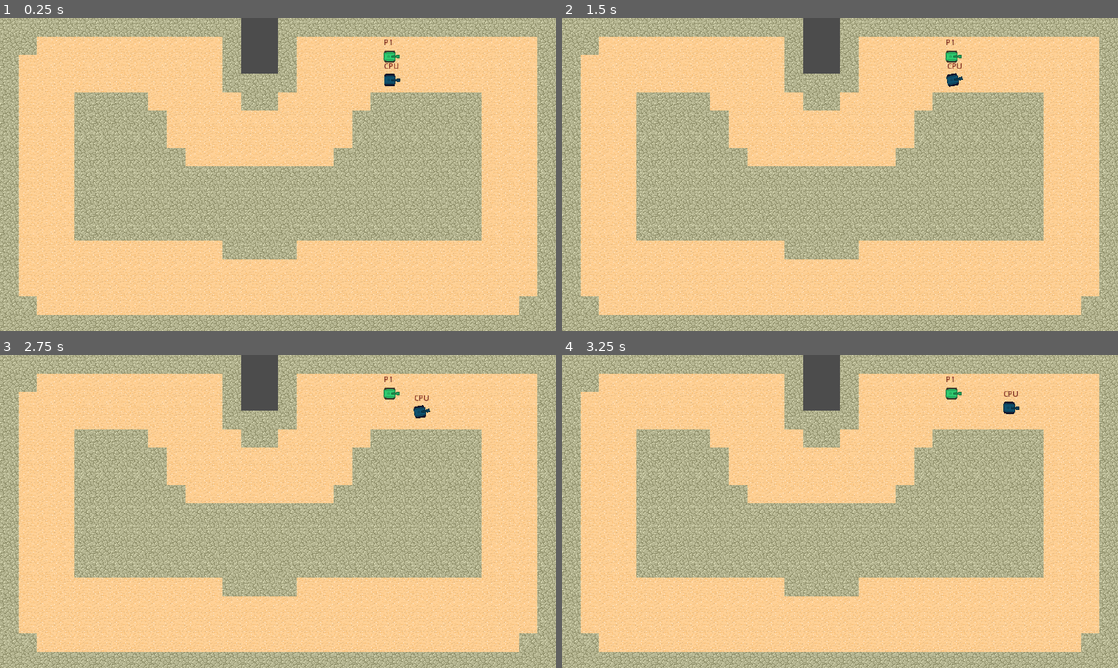
Above: before the commit, frames 1-4 (two rows, left to right).
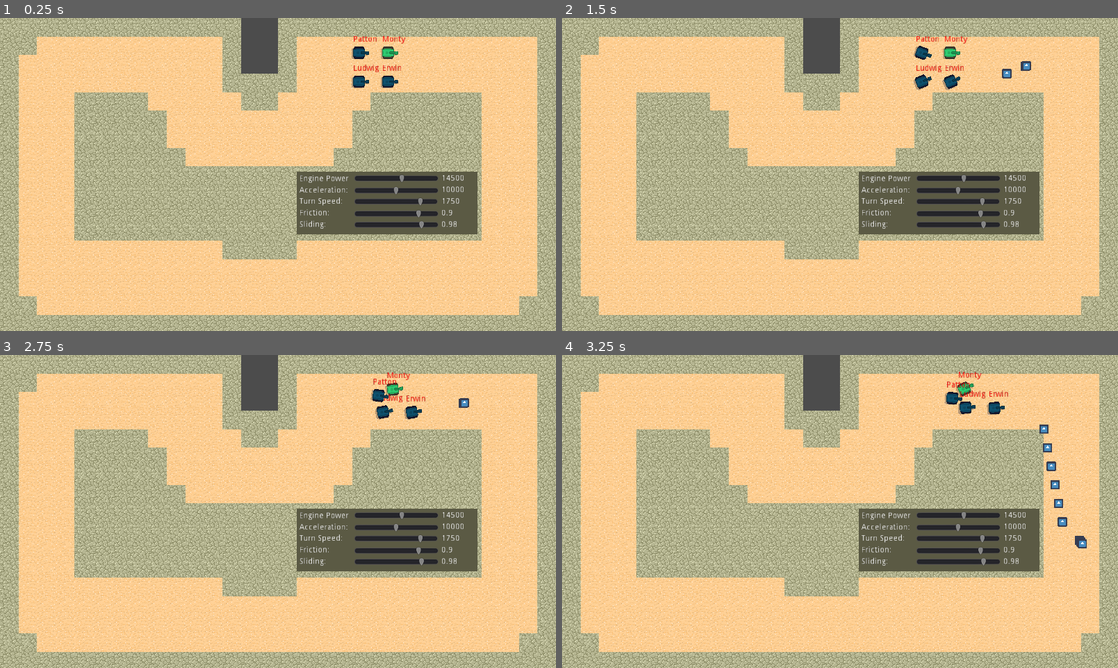
Above: after the commit, the same moments.

Repository: TeamRommel/RollingRommel
Game: Godot game, scene res://scenes/GameScene.tscn
The game is run twice, just before and just after one commit, with the same random seed, the same clock (stepped at 60 frames per second) and the same inputs. The engine's default icon, where the game draws it, is replaced by a stand-in: a white triangle on a blue panel in a dark square.
Inputs:
- Up to frame 1 (0.25 s): no input
- Up to frame 2 (1.5 s): tap Enter at 0.5 s
- Up to frame 3 (2.75 s): no input
- Up to frame 4 (3.25 s): no input

The runs differ from the first frame. In frame 1, 7.0% of the frame differs, in the area x 53-86%, y 5-70%; in frame 2, 7.1%; in frame 3, 7.1%; in frame 4, 7.5%, in the area x 53-95%, y 5-70%.

Commit message:
Add singletons to store game data and player data

Diff:
--- a/project.godot
+++ b/project.godot
@@ -18,6 +18,10 @@
 config/name="Rolling Rommel"
 run/main_scene="res://scenes/GameScene.tscn"
 config/icon="res://icon.png"
+
+[autoload]
+
+GameSettings="*res://scripts/GameSettings.gd"
 
 [display]
 
--- a/scenes/BaseVehicle.tscn
+++ b/scenes/BaseVehicle.tscn
@@ -1,8 +1,9 @@
-[gd_scene load_steps=6 format=2]
+[gd_scene load_steps=7 format=2]
 
 [ext_resource path="res://scripts/BaseVehicle.gd" type="Script" id=1]
-[ext_resource path="res://sprites/vehicles/tankBody_green_outline.png" type="Texture" id=2]
-[ext_resource path="res://sprites/vehicles/tankGreen_barrel2_outline.png" type="Texture" id=3]
+[ext_resource path="res://sprites/vehicles/tankBody_green_outline_shadow.png" type="Texture" id=2]
+[ext_resource path="res://sprites/vehicles/tankBody_green_outline.png" type="Texture" id=3]
+[ext_resource path="res://sprites/vehicles/tankGreen_barrel2_outline.png" type="Texture" id=4]
 
 [sub_resource type="PhysicsMaterial" id=1]
 bounce = 0.15
@@ -22,17 +23,23 @@
 forward_power_max = 15000
 rotation_speed = 1750.0
 
+[node name="TankShadow" type="Sprite" parent="."]
+position = Vector2( 1.5, 1.5 )
+scale = Vector2( 0.5, 0.5 )
+texture = ExtResource( 2 )
+
 [node name="TankBody" type="Sprite" parent="."]
 rotation = -1.5708
 scale = Vector2( 0.5, 0.5 )
-texture = ExtResource( 2 )
+texture = ExtResource( 3 )
 
 [node name="Turret" type="Sprite" parent="."]
 position = Vector2( 10, 0 )
 rotation = -1.5708
 scale = Vector2( 0.5, 0.5 )
-texture = ExtResource( 3 )
+texture = ExtResource( 4 )
 
 [node name="CollisionShape2D" type="CollisionShape2D" parent="."]
+visible = false
 rotation = 1.5708
 shape = SubResource( 2 )
--- a/scenes/CPUVehicle.tscn
+++ b/scenes/CPUVehicle.tscn
@@ -9,6 +9,12 @@
 acceleration = 8000
 forward_power_max = 10000
 rotation_speed = 1100.0
+
+[node name="TankShadow" parent="." index="0"]
+position = Vector2( 0, 0 )
+
+[node name="Path_Timer" type="Timer" parent="." index="3"]
+autostart = true
 
 [node name="RayCast2D_RF" type="RayCast2D" parent="CollisionShape2D" index="0"]
 rotation = -1.5708
@@ -38,7 +44,7 @@
 rotation = -1.5708
 enabled = true
 cast_to = Vector2( 300, 0 )
-collision_mask = 2
+collision_mask = 3
 
 [node name="RayCast2D_R_Side" type="RayCast2D" parent="CollisionShape2D" index="5"]
 rotation = -1.5708
@@ -51,7 +57,4 @@
 enabled = true
 cast_to = Vector2( 0, -100 )
 collision_mask = 2
-
-[node name="Path_Timer" type="Timer" parent="." index="3"]
-autostart = true
 [connection signal="timeout" from="Path_Timer" to="." method="_on_path_timer_timeout"]
--- a/scenes/CarStats.tscn
+++ b/scenes/CarStats.tscn
@@ -1,6 +1,11 @@
 [gd_scene format=2]
 
 [node name="CarStats" type="Node2D"]
+
+[node name="ColorRect" type="ColorRect" parent="."]
+margin_right = 313.0
+margin_bottom = 109.0
+color = Color( 0.356863, 0.352941, 0.266667, 1 )
 
 [node name="EnginePower_Label" type="Label" parent="."]
 margin_left = 5.04337
@@ -16,8 +21,7 @@
 margin_bottom = 19.9783
 max_value = 25000.0
 step = 10.0
-value = 13500.0
-ticks_on_borders = false
+value = 14500.0
 
 [node name="EnginePowerValue_Label" type="Label" parent="."]
 margin_left = 250.0
@@ -42,7 +46,8 @@
 margin_right = 245.0
 margin_bottom = 40.6594
 max_value = 20000.0
-value = 8000.0
+value = 10000.0
+ticks_on_borders = true
 
 [node name="AccelerationValue_Label" type="Label" parent="."]
 margin_left = 250.0
@@ -66,8 +71,7 @@
 min_value = 0.9
 max_value = 0.995
 step = 0.001
-value = 0.975
-ticks_on_borders = false
+value = 0.98
 
 [node name="TractionValue_Label" type="Label" parent="."]
 margin_left = 250.0
@@ -90,8 +94,8 @@
 margin_bottom = 80.3189
 min_value = 0.5
 max_value = 1.0
-step = 0.001
-value = 0.95
+step = 0.01
+value = 0.9
 
 [node name="FrictionValue_Label" type="Label" parent="."]
 margin_left = 250.0
@@ -115,8 +119,7 @@
 min_value = 500.0
 max_value = 2000.0
 step = 10.0
-value = 1250.0
-ticks_on_borders = false
+value = 1750.0
 
 [node name="TurnSpeedValue_Label" type="Label" parent="."]
 margin_left = 250.0
--- a/scenes/GameScene.tscn
+++ b/scenes/GameScene.tscn
@@ -1,11 +1,9 @@
-[gd_scene load_steps=7 format=2]
+[gd_scene load_steps=5 format=2]
 
 [ext_resource path="res://scripts/GameScene.gd" type="Script" id=1]
 [ext_resource path="res://tilemap/TileSceneProto.tscn" type="PackedScene" id=2]
 [ext_resource path="res://scenes/CarStats.tscn" type="PackedScene" id=3]
-[ext_resource path="res://scenes/PlayerVehicle.tscn" type="PackedScene" id=4]
-[ext_resource path="res://scenes/CPUVehicle.tscn" type="PackedScene" id=5]
-[ext_resource path="res://scenes/Waypoint.tscn" type="PackedScene" id=6]
+[ext_resource path="res://scenes/Waypoint.tscn" type="PackedScene" id=4]
 
 [node name="GameScene" type="Node2D"]
 script = ExtResource( 1 )
@@ -15,77 +13,40 @@
 [node name="Node2D" parent="Navigation2D" instance=ExtResource( 2 )]
 
 [node name="CarStats" parent="." instance=ExtResource( 3 )]
-visible = false
-position = Vector2( 575.831, 271.64 )
-
-[node name="PlayerVehicle" parent="." instance=ExtResource( 4 )]
-position = Vector2( 672.855, 66.4977 )
-collision_mask = 1
-id = 1
-slip_factor = 0.98
-friction_factor = 0.9
-
-[node name="CPUVehicle" parent="." instance=ExtResource( 5 )]
-position = Vector2( 673.108, 107.013 )
-collision_mask = 1
-id = 3
-acceleration = 10000
-forward_power_max = 14500
-rotation_speed = 1750.0
-slip_factor = 0.98
-friction_factor = 0.9
-is_cpu = true
-min_dist_to_wall = 150.0
-safe_dist_to_wall = 275
-seek_distance = 65
+position = Vector2( 511.831, 264.64 )
 
 [node name="waypoints" type="Node2D" parent="."]
 
-[node name="Area2D_1" parent="waypoints" instance=ExtResource( 6 )]
+[node name="Area2D_1" parent="waypoints" instance=ExtResource( 4 )]
 position = Vector2( 801.963, 82.5633 )
 
-[node name="Area2D_2" parent="waypoints" instance=ExtResource( 6 )]
+[node name="Area2D_2" parent="waypoints" instance=ExtResource( 4 )]
 position = Vector2( 898.573, 325.605 )
 area_id = 1
 
-[node name="Area2D_3" parent="waypoints" instance=ExtResource( 6 )]
+[node name="Area2D_3" parent="waypoints" instance=ExtResource( 4 )]
 position = Vector2( 220.688, 453.667 )
 area_id = 2
 
-[node name="Area2D_4" parent="waypoints" instance=ExtResource( 6 )]
+[node name="Area2D_4" parent="waypoints" instance=ExtResource( 4 )]
 position = Vector2( 80.676, 170.737 )
 area_id = 3
 
-[node name="Area2D_5" parent="waypoints" instance=ExtResource( 6 )]
+[node name="Area2D_5" parent="waypoints" instance=ExtResource( 4 )]
 position = Vector2( 183.598, 91.3671 )
 area_id = 4
 
-[node name="Area2D_6" parent="waypoints" instance=ExtResource( 6 )]
+[node name="Area2D_6" parent="waypoints" instance=ExtResource( 4 )]
 position = Vector2( 321.249, 150.241 )
 area_id = 5
 
-[node name="Area2D_8" parent="waypoints" instance=ExtResource( 6 )]
+[node name="Area2D_8" parent="waypoints" instance=ExtResource( 4 )]
 position = Vector2( 450.03, 227.175 )
 area_id = 6
 
-[node name="Area2D_7" parent="waypoints" instance=ExtResource( 6 )]
+[node name="Area2D_7" parent="waypoints" instance=ExtResource( 4 )]
+visible = false
 position = Vector2( 578.787, 113.284 )
 area_id = 7
 
 [node name="target_container" type="Node2D" parent="."]
-
-[node name="CPU_Label" type="RichTextLabel" parent="."]
-margin_left = 659.0
-margin_top = 79.0
-margin_right = 699.0
-margin_bottom = 97.0
-custom_colors/default_color = Color( 0.423529, 0.0196078, 0.0196078, 1 )
-text = "CPU"
-
-[node name="Player_Label" type="RichTextLabel" parent="."]
-margin_left = 663.788
-margin_top = 38.9599
-margin_right = 703.788
-margin_bottom = 78.9599
-custom_colors/default_color = Color( 0.423529, 0.0196078, 0.0196078, 1 )
-text = "P1"
--- a/scenes/PlayerVehicle.tscn
+++ b/scenes/PlayerVehicle.tscn
@@ -5,3 +5,6 @@
 
 [node name="PlayerVehicle" instance=ExtResource( 1 )]
 script = ExtResource( 2 )
+
+[node name="TankShadow" parent="." index="0"]
+position = Vector2( 0, 0 )
--- a/scripts/BaseVehicle.gd
+++ b/scripts/BaseVehicle.gd
@@ -15,6 +15,9 @@
 var rotation_dir = 0
 var engine_power = 0
 
+# Vehicle shadow
+onready var shadow = $TankShadow
+
 # Booleans
 #export (bool) var debug = false
 export (bool) var is_cpu = false
@@ -23,10 +26,14 @@
 func _ready():
 	set_physics_process(true)
 
-func get_input(delta):
+func get_input(delta) -> void:
 	pass
 
+func offset_shadow() -> void:
+	shadow.position = Vector2(1.5,1.5).rotated(-rotation)
+
 func _physics_process(delta):
+	offset_shadow()
 	get_input(delta)
 	# Calculate forward and sideways velocity. These are used to calculate linear velocity.
 	var forwards_velocity = Vector2.RIGHT.rotated(rotation) * linear_velocity.dot(Vector2.RIGHT.rotated(rotation)) ;
--- a/scripts/CPUVehicle.gd
+++ b/scripts/CPUVehicle.gd
@@ -11,9 +11,9 @@
 
 # Navigation decision related limits
 export (float) var must_brake_dist_forward = 100
-export (float) var must_turn_dist_forward = 200
+export (float) var must_turn_dist_forward = 250
 export (int) var safe_dist_to_wall = 150
-export (int) var seek_distance = 100
+export (int) var seek_distance = 75
 export (int) var ray_side_long = 205
 export (int) var ray_side_mid = 170
 export (int) var ray_side_short = 100
@@ -25,8 +25,8 @@
 var target_dir: Vector2 = Vector2()
 var angle_between: float = 0
 var path
-var trackpoints setget set_trackpoints
-var current_trackpoint: int = 0
+var waypoints setget set_waypoints
+var current_waypoint: int = 0
 
 # Navigation raycasts
 onready var ray_front: RayCast2D = get_node("CollisionShape2D/RayCast2D_Front")
@@ -42,8 +42,8 @@
 	is_cpu = true
 
 # Store current track's trackpoints
-func set_trackpoints(new_trackpoints):
-	trackpoints = new_trackpoints
+func set_waypoints(new_waypoints):
+	waypoints = new_waypoints
 
 # Set target to current trackpoint
 func set_goal(new_goal):
@@ -92,14 +92,14 @@
 
 			# If the path size is 0, we've reached the current destination. Time to move on.
 			if (path.size() == 0):
-				if (trackpoints != null):
-					if current_trackpoint +1 < trackpoints.size():
-						current_trackpoint +=1
-						set_goal(trackpoints[current_trackpoint].position)
+				if (waypoints != null):
+					if current_waypoint +1 < waypoints.size():
+						current_waypoint +=1
+						set_goal(waypoints[current_waypoint].position)
 					else:
 						# If we've gone through all waypoints, start next lap.
-						current_trackpoint = 0
-						set_goal(trackpoints[current_trackpoint].position)
+						current_waypoint = 0
+						set_goal(waypoints[current_waypoint].position)
 
 
 		# Check where our nose is pointing. Forward direction (Vector2.RIGHT) is in relation to the object's orientation
@@ -186,6 +186,7 @@
 
 	# Are we about to hit the wall?
 	if ray_front.is_colliding():
+
 		var front_dist = position.distance_to(ray_front.get_collision_point())
 		if front_dist < must_turn_dist_forward:
 			if right_cumulative > left_cumulative:
--- a/scripts/GameScene.gd
+++ b/scripts/GameScene.gd
@@ -1,28 +1,73 @@
 extends Node2D
 
 onready var car_stats = $CarStats
-onready var player = $PlayerVehicle
-onready var cpu = $CPUVehicle
+#onready var player = $PlayerVehicle
+#onready var cpu = $CPUVehicle
 onready var navigation = $Navigation2D
 onready var target_container = get_node("target_container")
 onready var waypoints = get_node("waypoints").get_children()
 onready var cpu_label = $CPU_Label
 onready var player_label = $Player_Label
 
+# Target sprite, used for drawing debug waypoints
 var target = load("res://scenes/target.tscn")
+var player_car = preload("res://scenes/PlayerVehicle.tscn")
+var cpu_car = preload("res://scenes/CPUVehicle.tscn")
+var screen_players = []
+var player_labels = []
+
+# Level specifications:
+var total_waypoints: int = 0
+var total_laps: int = 5
+
 
 # Called when the node enters the scene tree for the first time.
 func _ready():
-	player.car_stats = car_stats
-	cpu.goal = waypoints[0].position
-	player.waypoints = waypoints
-	cpu.nav = navigation
-	cpu.trackpoints = waypoints
+	#player.car_stats = car_stats
+	#cpu.goal = waypoints[0].position
+	#player.waypoints = waypoints
+	#cpu.nav = navigation
+	#cpu.trackpoints = waypoints
 	connect_to_waypoints()
+	init_players()
+
+func init_players():
+	var players = GameSettings.get_players()
+	for player in players:
+		var lbl = Label.new()
+		lbl.text = player.get_player_name()
+		lbl.set("custom_colors/font_color", Color(1,0,0))
+		player_labels.append(lbl)
+		add_child(lbl)
+
+		if player.is_player_cpu():
+			var plr = cpu_car.instance()
+			if (player.get_player_id() == 2):
+				plr.position = Vector2(670, 110)
+			elif (player.get_player_id() == 3):
+				plr.position = Vector2(620, 110)
+			else:
+				plr.position = Vector2(620, 60)
+			plr.id = player.get_player_id()
+			plr.goal = waypoints[0].position
+			plr.nav = navigation
+			plr.waypoints = waypoints
+			screen_players.append(plr)
+			lbl.rect_position = plr.position + Vector2(-10, -30)
+			add_child(plr)
+		else:
+			var plr = player_car.instance()
+			plr.car_stats = car_stats
+			plr.position = Vector2(670, 60)
+			plr.id = player.get_player_id()
+			plr.waypoints = waypoints
+			screen_players.append(plr)
+			lbl.rect_position = plr.position + Vector2(-10, -30)
+			add_child(plr)
 
 func _process(delta):
 	# Debug. Draw AI waypoints
-	#draw_tracks()
+	draw_tracks()
 	# Draw labels on top of vehicles
 	draw_labels()
 	pass
@@ -31,13 +76,12 @@
 	for i in waypoints.size():
 		waypoints[i].connect("body_entered_waypoint", self, "check_laps")
 
-
 func check_laps(body, area):
 	print("Body ", body, " entered area ", area)
 
 func draw_labels():
-	cpu_label.rect_position = cpu.position + Vector2(-10, -30)
-	player_label.rect_position = player.position + Vector2(-10, -30)
+	for i in player_labels.size():
+		player_labels[i].rect_position = screen_players[i].position + Vector2(-10, -30)
 
 func draw_tracks():
 	# Clear previous tracks
@@ -46,7 +90,7 @@
 		child.queue_free()
 
 	# Draw new tracks
-	for i in cpu.path.size():
+	for i in screen_players[1].path.size():
 		var trgt = target.instance()
-		trgt.position = cpu.path[i]
+		trgt.position = screen_players[1].path[i]
 		target_container.add_child(trgt)
--- /dev/null
+++ b/scripts/GameSettings.gd
@@ -0,0 +1,26 @@
+extends Node
+
+var no_of_players: int = 3
+var no_of_humans: int = 0
+var current_level: int = 0
+var players: Array = []
+var player_class = preload("PlayerData.gd")
+
+func _init():
+	var p1 = player_class.new("Monty", 1, false)
+	var cpu = player_class.new("Erwin", 2, true)
+	var cpu2 = player_class.new("Ludwig", 3, true)
+	var cpu3 = player_class.new("Patton", 4, true)
+	add_player(p1)
+	add_player(cpu)
+	add_player(cpu2)
+	add_player(cpu3)
+
+func complete_level():
+	current_level += 1
+
+func get_players():
+	return players
+
+func add_player(player):
+	players.append(player)
--- /dev/null
+++ b/scripts/PlayerData.gd
@@ -0,0 +1,37 @@
+extends Node
+
+var player_name: String = "ACE" setget set_player_name, get_player_name
+var score: int = 0
+var player_id: int = 0 setget set_player_id, get_player_id
+var championship_points: int = 0
+var selected_vehicle: int = 0 setget set_player_vehicle, get_player_vehicle
+var is_cpu: bool = false
+
+func _init(new_name="ACE", new_id=0, set_cpu=false):
+	player_name = new_name
+	player_id = new_id
+	is_cpu = set_cpu
+
+func set_player_as_cpu() -> void:
+	is_cpu = true
+
+func is_player_cpu() -> bool:
+	return is_cpu
+
+func set_player_name(new_name: String) -> void:
+	player_name = new_name
+
+func get_player_name() -> String:
+	return player_name
+
+func set_player_id(new_id: int) -> void:
+	player_id = new_id
+
+func get_player_id() -> int:
+	return player_id
+
+func set_player_vehicle(new_vehicle) -> void:
+	selected_vehicle = new_vehicle
+
+func get_player_vehicle() -> int:
+	return selected_vehicle
Not shown, changed: export_presets.cfg
Binary file added: sprites/vehicles/tankBody_green_outline_shadow.png
Not shown, added: sprites/vehicles/tankBody_green_outline_shadow.png.import
